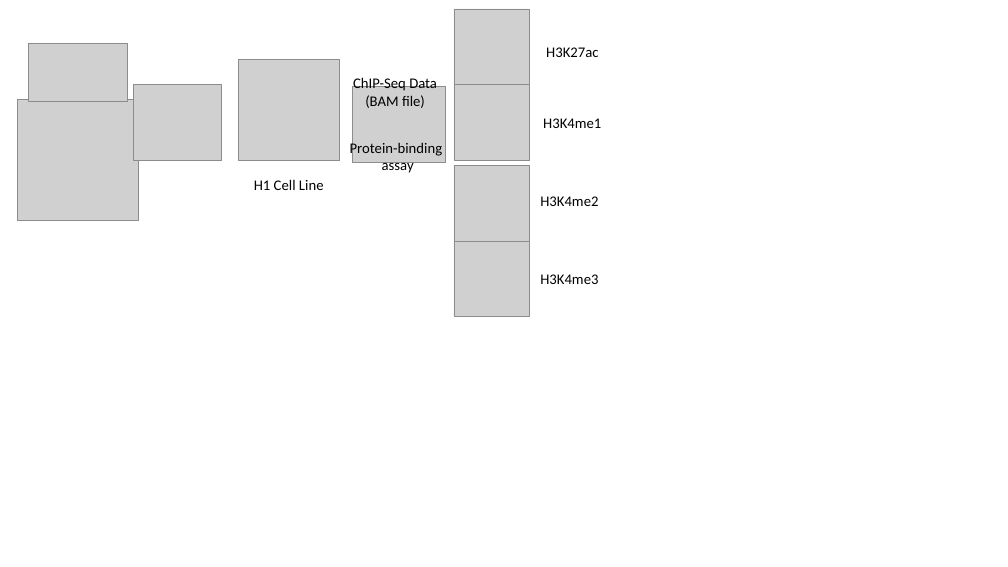
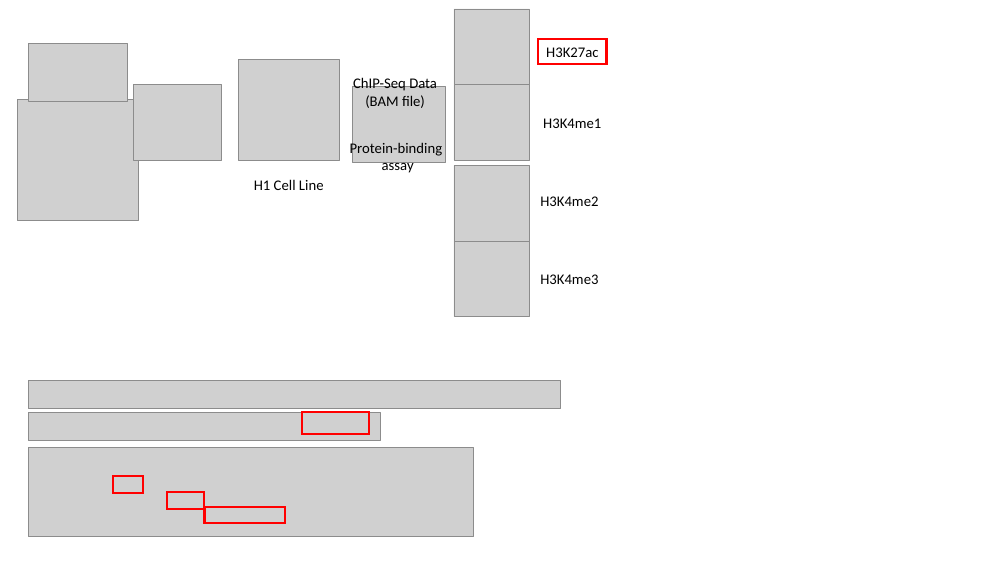
Before and after one commit to shauryajauhari/MachineLearning, a slide deck: slide 5 of Machine_Learning_Deep_Learning/data/Dataset_Preparation_EP_DL.pptx. Drawn at 1008x567 pixels with LibreOffice and Linux fonts; fonts in the diff are those of the drawing; grey boxes stand for pictures. Boxes give left, top, right and bottom in pixels: in the first picture for what was removed or moved away, otherwise in the second. Text is boxed around its words. In the diff, an @@ line names an element or a change of style, - is before the commit and + after.

Commit message:
Update presentation slides and workshop notebook

```diff
--- a/Machine_Learning_Deep_Learning/data/Dataset_Preparation_EP_DL.pptx
+++ b/Machine_Learning_Deep_Learning/data/Dataset_Preparation_EP_DL.pptx
@@ rectangle added at [538, 39, 606, 65], outline #FF0000 2 pt @@
@@ picture added at [29, 380, 561, 409] @@
@@ picture added at [29, 412, 380, 441] @@
@@ rectangle added at [302, 412, 369, 434], outline #FF0000 2 pt @@
@@ picture added at [29, 448, 474, 537] @@
@@ rectangle added at [113, 476, 143, 492], outline #FF0000 2 pt @@
@@ rectangle added at [167, 492, 204, 509], outline #FF0000 2 pt @@
@@ rectangle added at [205, 507, 285, 523], outline #FF0000 2 pt @@
```
Also in this commit, not shown: 2 other files.
